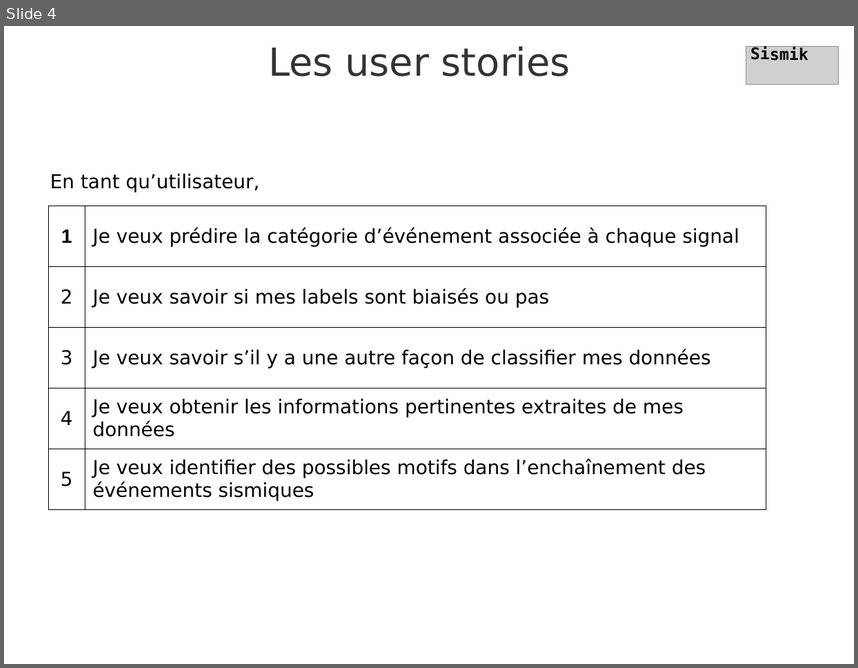
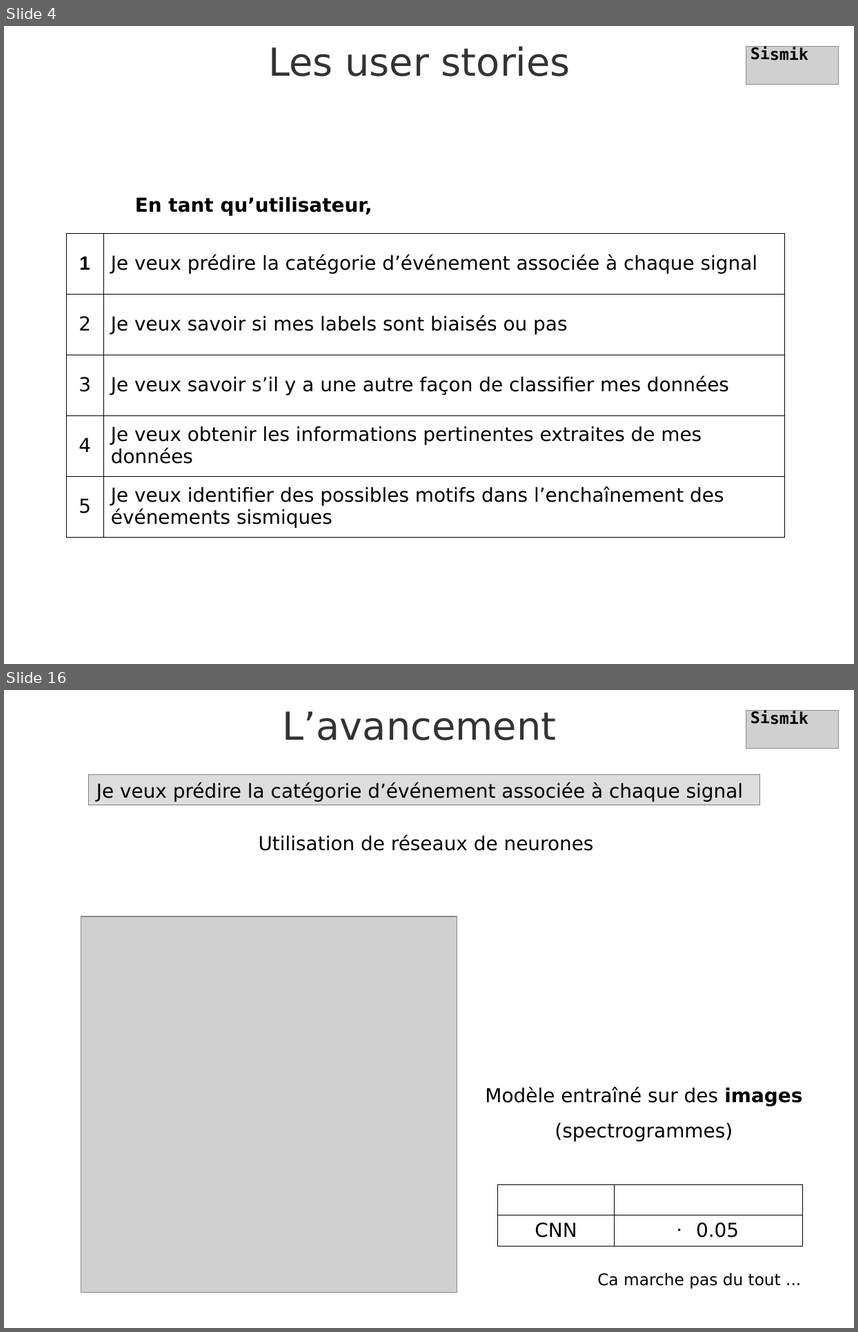
Before and after one commit to rubalravinder/cas_etude_volcano, a slide deck: prez_finale_sismik.odp. Shown one above the other, each under a label of ours: slide 4 before the commit, slides 4 and 16 after it; the slides between them are not shown. The pictures are 858x668 and 858x1332 pixels, drawn with LibreOffice and Linux fonts; fonts in the diff are those of the drawing; grey boxes stand for pictures; background and template pictures are left out. Boxes give left, top, right and bottom in pixels: in the first picture for what was removed or moved away, otherwise in the second. Text is boxed around its words. In the diff, an @@ line names an element or a change of style, - is before the commit and + after.

```diff
--- a/prez_finale_sismik.odp
+++ b/prez_finale_sismik.odp
@@ slide 16 added at [4, 690, 854, 1328], background picture (left out) @@
@@ picture added at [746, 710, 839, 749] @@
@@ text added at [751, 710, 809, 724], 15 pt, text #000000, bold @@
+Sismik
@@ title added at [283, 711, 557, 740], 36 pt, text #333333 @@
+L’avancement
@@ rectangle added at [89, 775, 760, 805], fill #DDDDDD, outline #808080 0 pt, 18 pt, text #000000 @@
+Je veux prédire la catégorie d’événement associée à chaque signal
@@ text added at [259, 835, 594, 851], 18 pt, text #000000 @@
+Utilisation de réseaux de neurones
@@ picture added at [81, 917, 457, 1292] @@
@@ text added at [485, 1087, 802, 1141], 18 pt, text #000000 @@
+Modèle entraîné sur des images
+(spectrogrammes)
@@ table added at [497, 1185, 802, 1244], 2 rows, 2 columns @@
+Modèle | Accuracy
+CNN | 0.05
@@ text added at [597, 1272, 781, 1288], 15 pt, text #000000 @@
+Ca marche pas du tout ...
@@ slide 4 changed as well @@
@@ text "En tant qu’utilisateur,": place and size @@
-text "En tant qu’utilisateur," at [50, 173, 260, 192]
+text "En tant qu’utilisateur," at [135, 196, 372, 215]
@@ text "En tant qu’utilisateur," at [135, 196, 372, 215]: bold on @@
@@ table: place and size @@
-table at [48, 205, 766, 510]
+table at [67, 233, 784, 537]
```
Also in this commit, not shown: 2 other slides changed, 17 other slides added, 10 slides removed, 4 other files.
